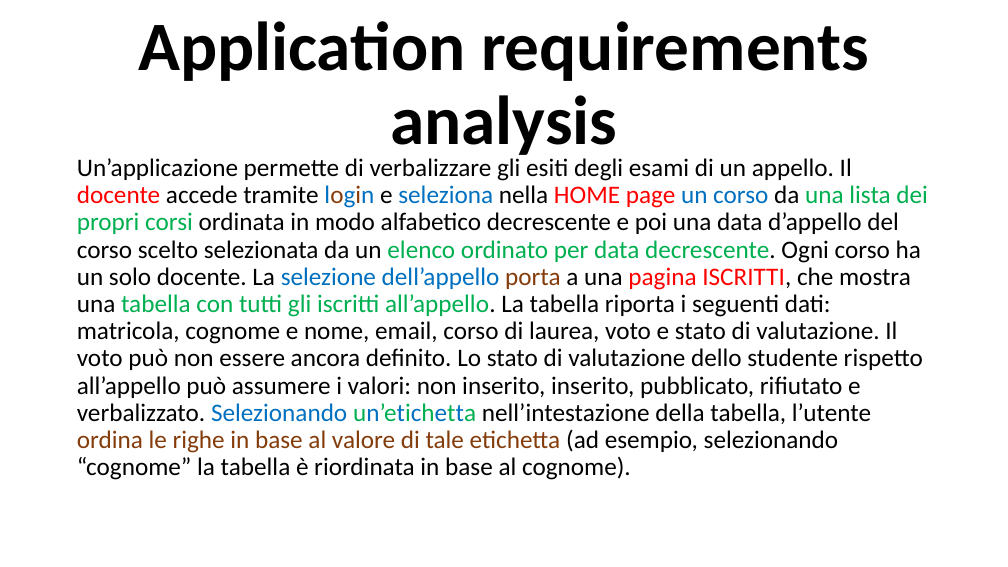
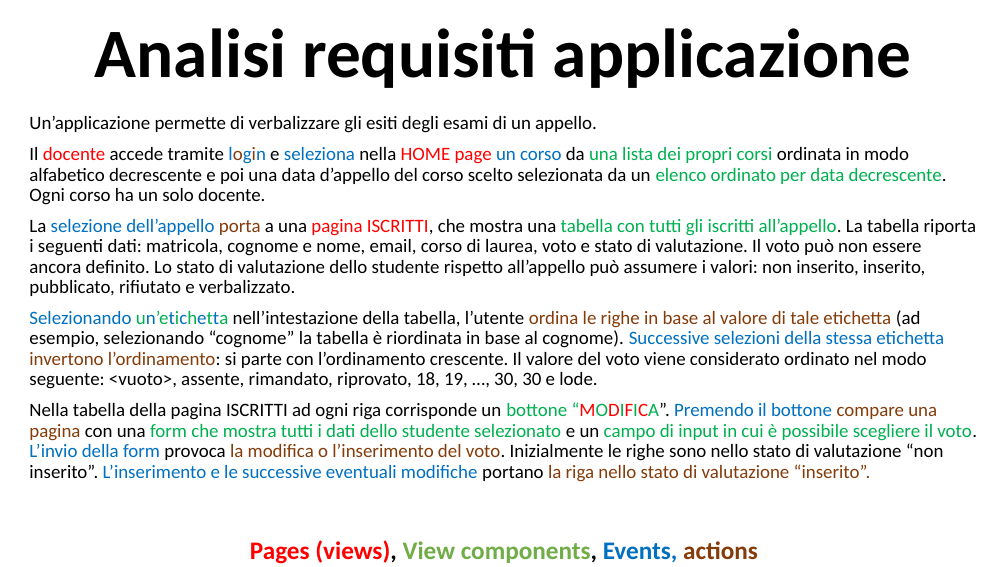
Before and after one commit to LucaTosetti01/ProgettoTIW, a slide deck: slide 13 of PresentazioneProgetto.pptx. Drawn at 1008x567 pixels with LibreOffice and Linux fonts; fonts in the diff are those of the drawing. Boxes give left, top, right and bottom in pixels: in the first picture for what was removed or moved away, otherwise in the second. Text is boxed around its words. In the diff, an @@ line names an element or a change of style, - is before the commit and + after.

```diff
--- a/PresentazioneProgetto.pptx
+++ b/PresentazioneProgetto.pptx
@@ title at (95,28,912,88): text changed @@
-Application requirements analysis
+Analisi requisiti applicazione
@@ text at (29,116,977,482): text changed; size 24 to 18 pt @@
-Un’applicazione permette di verbalizzare gli esiti degli esami di un appello. Il docente accede tramite login e seleziona nella HOME page un corso da una lista dei propri corsi ordinata in modo alfabetico decrescente e poi una data d’appello del corso scelto selezionata da un elenco ordinato per data decrescente. Ogni corso ha un solo docente. La selezione dell’appello porta a una pagina ISCRITTI, che mostra una tabella con tutti gli iscritti all’appello. La tabella riporta i seguenti dati: matricola, cognome e nome, email, corso di laurea, voto e stato di valutazione. Il voto può non essere ancora definito. Lo stato di valutazione dello studente rispetto all’appello può assumere i valori: non inserito, inserito, pubblicato, rifiutato e verbalizzato. Selezionando un’etichetta nell’intestazione della tabella, l’utente ordina le righe in base al valore di tale etichetta (ad esempio, selezionando “cognome” la tabella è riordinata in base al cognome).
+Un’applicazione permette di verbalizzare gli esiti degli esami di un appello.
+Il docente accede tramite login e seleziona nella HOME page un corso da una lista dei propri corsi ordinata in modo alfabetico decrescente e poi una data d’appello del corso scelto selezionata da un elenco ordinato per data decrescente. Ogni corso ha un solo docente.
+La selezione dell’appello porta a una pagina ISCRITTI, che mostra una tabella con tutti gli iscritti all’appello. La tabella riporta i seguenti dati: matricola, cognome e nome, email, corso di laurea, voto e stato di valutazione. Il voto può non essere ancora definito. Lo stato di valutazione dello studente rispetto all’appello può assumere i valori: non inserito, inserito, pubblicato, rifiutato e verbalizzato.
+Selezionando un’etichetta nell’intestazione della tabella, l’utente ordina le righe in base al valore di tale etichetta (ad esempio, selezionando “cognome” la tabella è riordinata in base al cognome). Successive selezioni della stessa etichetta invertono l’ordinamento: si parte con l’ordinamento crescente. Il valore del voto viene considerato ordinato nel modo seguente: <vuoto>, assente, rimandato, riprovato, 18, 19, …, 30, 30 e lode.
+Nella tabella della pagina ISCRITTI ad ogni riga corrisponde un bottone “MODIFICA”. Premendo il bottone compare una pagina con una form che mostra tutti i dati dello studente selezionato e un campo di input in cui è possibile scegliere il voto. L’invio della form provoca la modifica o l’inserimento del voto. Inizialmente le righe sono nello stato di valutazione “non inserito”. L’inserimento e le successive eventuali modifiche portano la riga nello stato di valutazione “inserito”.
@@ text added at (250,540,758,564), 24 pt, text #70AD47, bold @@
+Pages (views), View components, Events, actions
```
Also in this commit, not shown: 6 other slides changed, 16 slides added, 4 slides removed, 28 other files.
